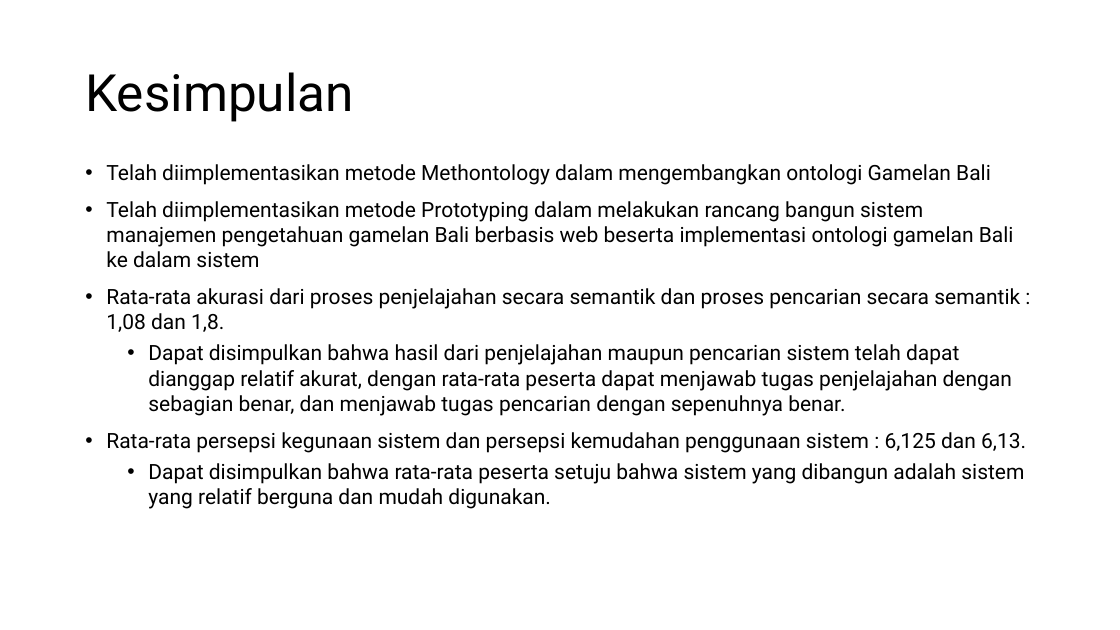
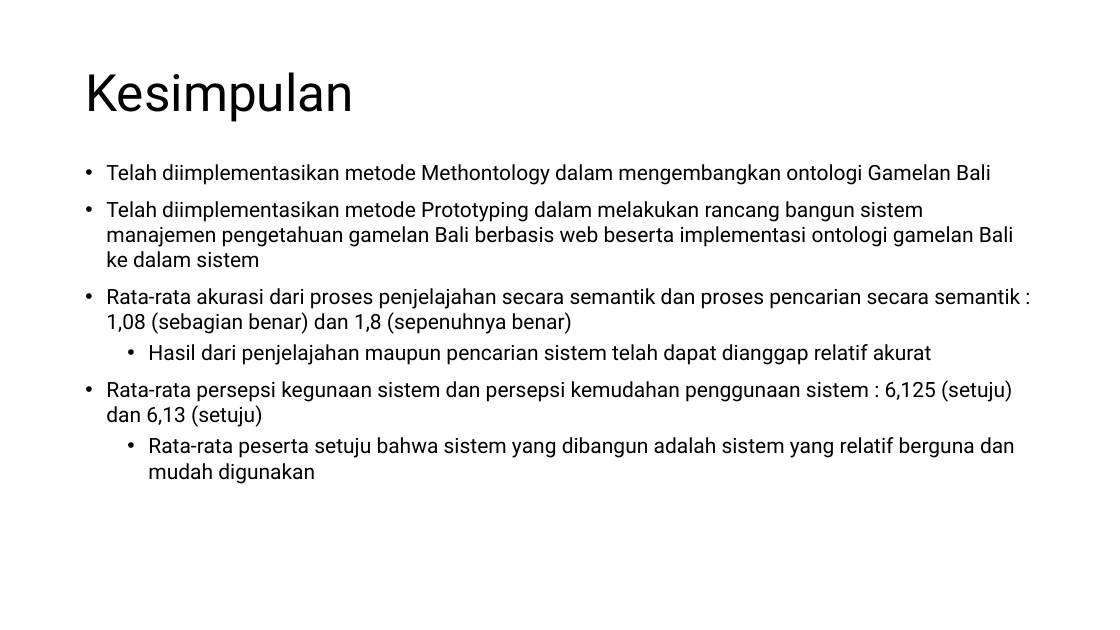
Before and after one commit to wardanacoolant/Tugas-Akhir, a slide deck: slide 41 of Hari-H Sidang/Rancangan Presentasi Skripsi.pptx (slide 39 before the commit). Drawn at 1120x630 pixels with LibreOffice and Linux fonts; fonts in the diff are those of the drawing. Boxes give left, top, right and bottom in pixels: in the first picture for what was removed or moved away, otherwise in the second. Text is boxed around its words. In the diff, an @@ line names an element or a change of style, - is before the commit and + after.

```diff
--- a/Hari-H Sidang/Rancangan Presentasi Skripsi.pptx
+++ b/Hari-H Sidang/Rancangan Presentasi Skripsi.pptx
@@ text at [106, 288, 1020, 484]: text changed @@
-• Rata-rata akurasi dari proses penjelajahan secara semantik dan proses pencarian secara semantik : 1,08 dan 1,8.
-  • Dapat disimpulkan bahwa hasil dari penjelajahan maupun pencarian sistem telah dapat dianggap relatif akurat, dengan rata-rata peserta dapat menjawab tugas penjelajahan dengan sebagian benar, dan menjawab tugas pencarian dengan sepenuhnya benar.
-• Rata-rata persepsi kegunaan sistem dan persepsi kemudahan penggunaan sistem : 6,125 dan 6,13.
-  • Dapat disimpulkan bahwa rata-rata peserta setuju bahwa sistem yang dibangun adalah sistem yang relatif berguna dan mudah digunakan.
+• Rata-rata akurasi dari proses penjelajahan secara semantik dan proses pencarian secara semantik : 1,08 (sebagian benar) dan 1,8 (sepenuhnya benar)
+  • Hasil dari penjelajahan maupun pencarian sistem telah dapat dianggap relatif akurat
+• Rata-rata persepsi kegunaan sistem dan persepsi kemudahan penggunaan sistem : 6,125 (setuju) dan 6,13 (setuju)
+  • Rata-rata peserta setuju bahwa sistem yang dibangun adalah sistem yang relatif berguna dan mudah digunakan
```
Also in this commit, not shown: 9 other slides changed, 4 slides added, 2 slides removed, 5 other files.
